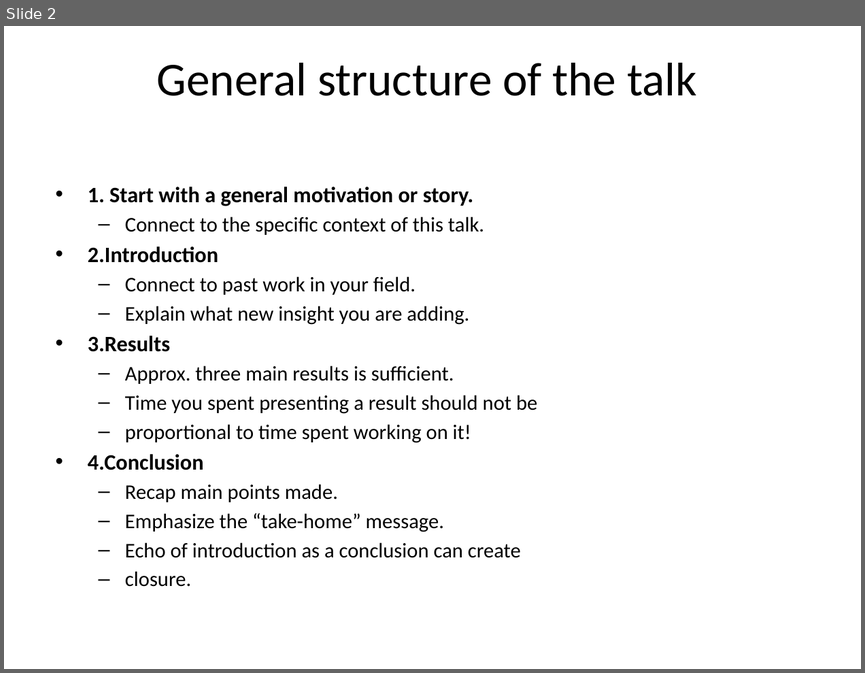
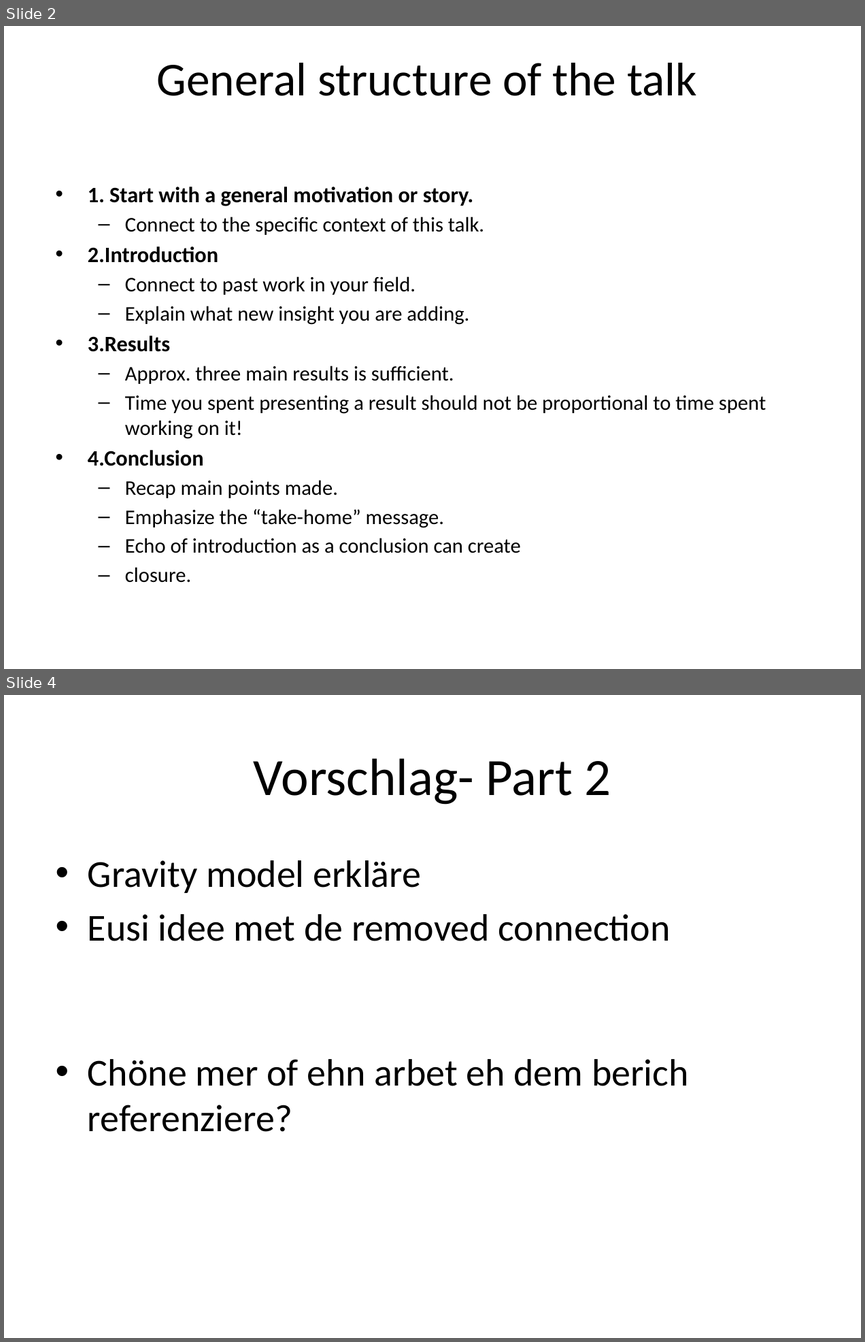
Before and after one commit to EleSwag/Elias-und-Mario, a slide deck: presentation/Test.pptx. Shown one above the other, each under a label of ours: slide 2 before the commit, slides 2 and 4 after it; the slides between them are not shown. The pictures are 865x673 and 865x1342 pixels, drawn with LibreOffice and Linux fonts; fonts in the diff are those of the drawing. Boxes give left, top, right and bottom in pixels: in the first picture for what was removed or moved away, otherwise in the second. Text is boxed around its words. In the diff, an @@ line names an element or a change of style, - is before the commit and + after.

```diff
--- a/presentation/Test.pptx
+++ b/presentation/Test.pptx
@@ slide 4 added at bbox=[4, 695, 861, 1338], background #FFFFFF @@
@@ title added at bbox=[254, 758, 611, 804], 44 pt, text #000000 @@
+Vorschlag- Part 2
@@ text added at bbox=[88, 860, 689, 1132], 32 pt, text #000000 @@
+• Gravity model erkläre
+• Eusi idee met de removed connection
+• Chöne mer of ehn arbet eh dem berich referenziere?
@@ slide 2 changed as well @@
@@ text at bbox=[125, 395, 766, 439]: text changed @@
-  – Time you spent presenting a result should not be
-  – proportional to time spent working on it!
+  – Time you spent presenting a result should not be proportional to time spent working on it!
```
Also in this commit, not shown: 5 other slides added, 1 slide removed.
